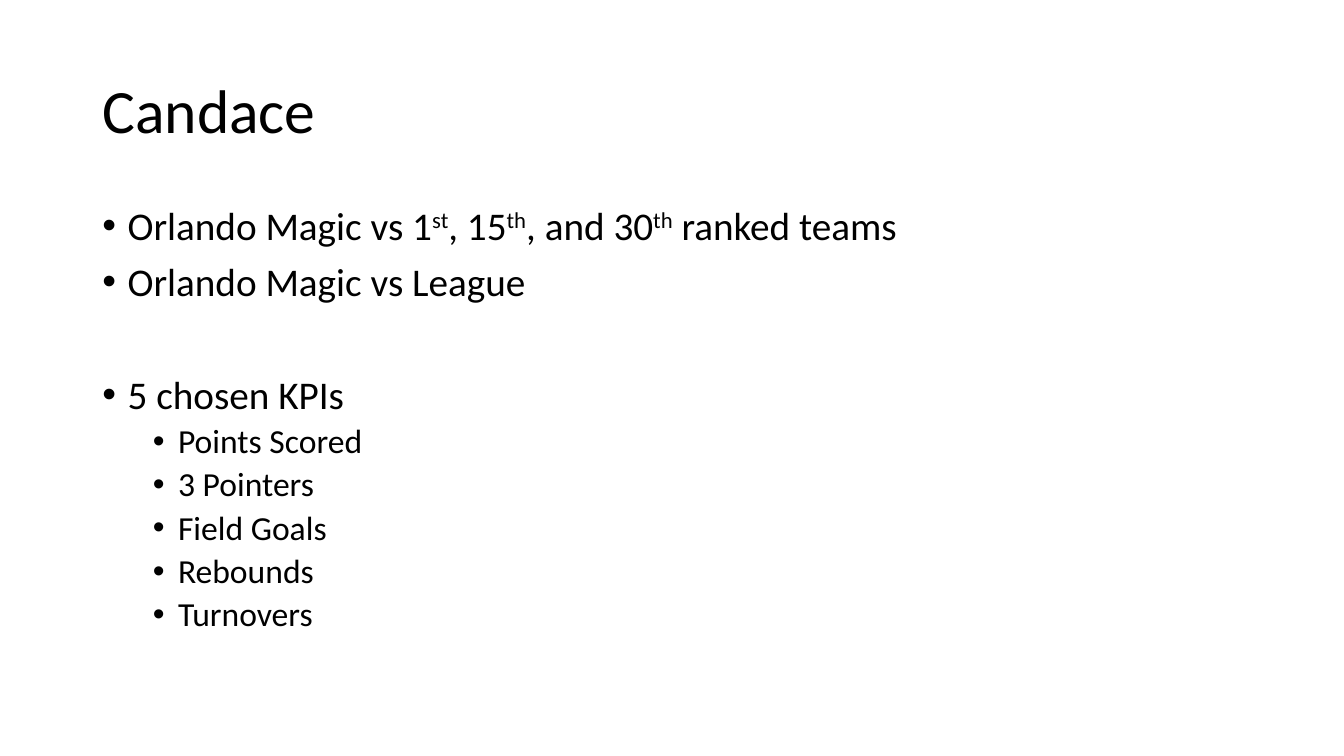
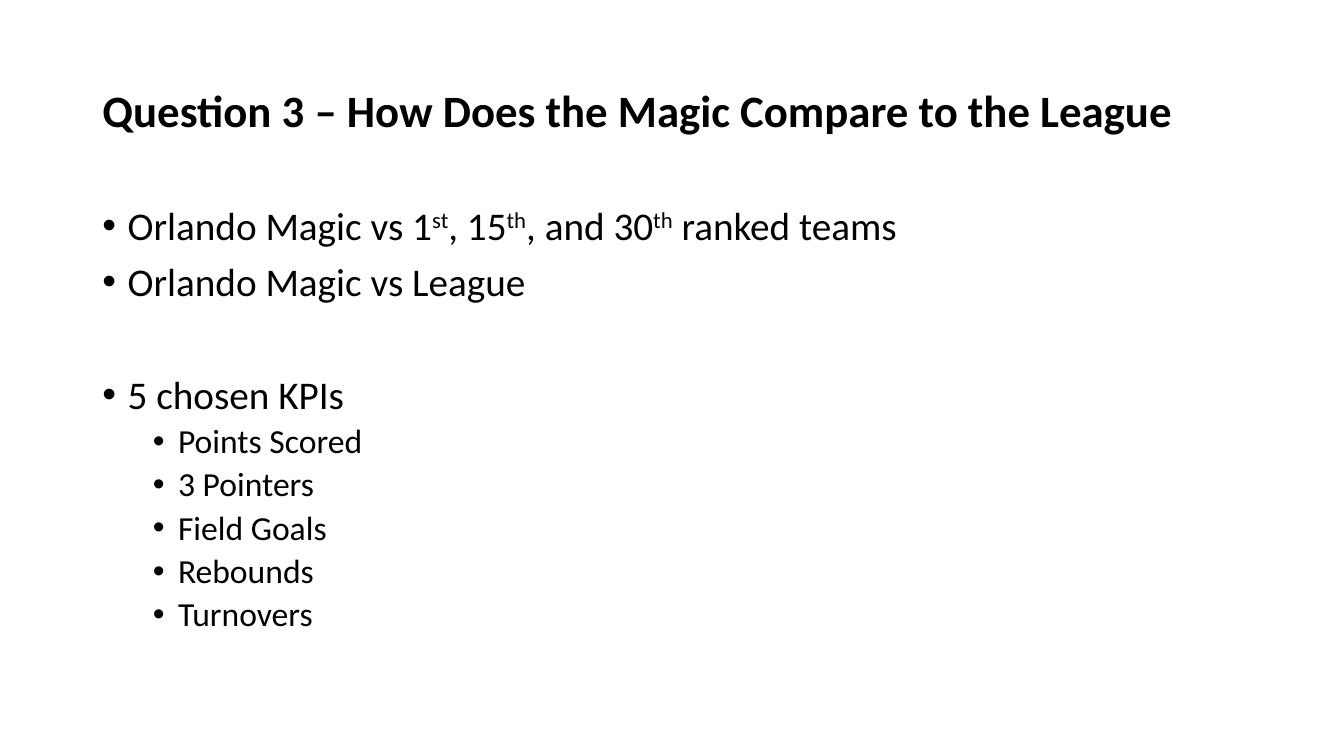
Before and after one commit to CandaceDoesData/Group_Project_1, a slide deck: slide 18 of mm_Group3_Project_1_Presentation.pptx (slide 25 before the commit). Drawn at 1344x756 pixels with LibreOffice and Linux fonts; fonts in the diff are those of the drawing. Boxes give left, top, right and bottom in pixels: in the first picture for what was removed or moved away, otherwise in the second. Text is boxed around its words. In the diff, an @@ line names an element or a change of style, - is before the commit and + after.

```diff
--- a/mm_Group3_Project_1_Presentation.pptx
+++ b/mm_Group3_Project_1_Presentation.pptx
@@ title at box(102, 95, 1171, 135): text changed; size 44 to 32 pt; bold on @@
-Candace
+Question 3 – How Does the Magic Compare to the League
```
Also in this commit, not shown: 11 other slides changed, 5 slides added, 6 slides removed, 1 other file.
